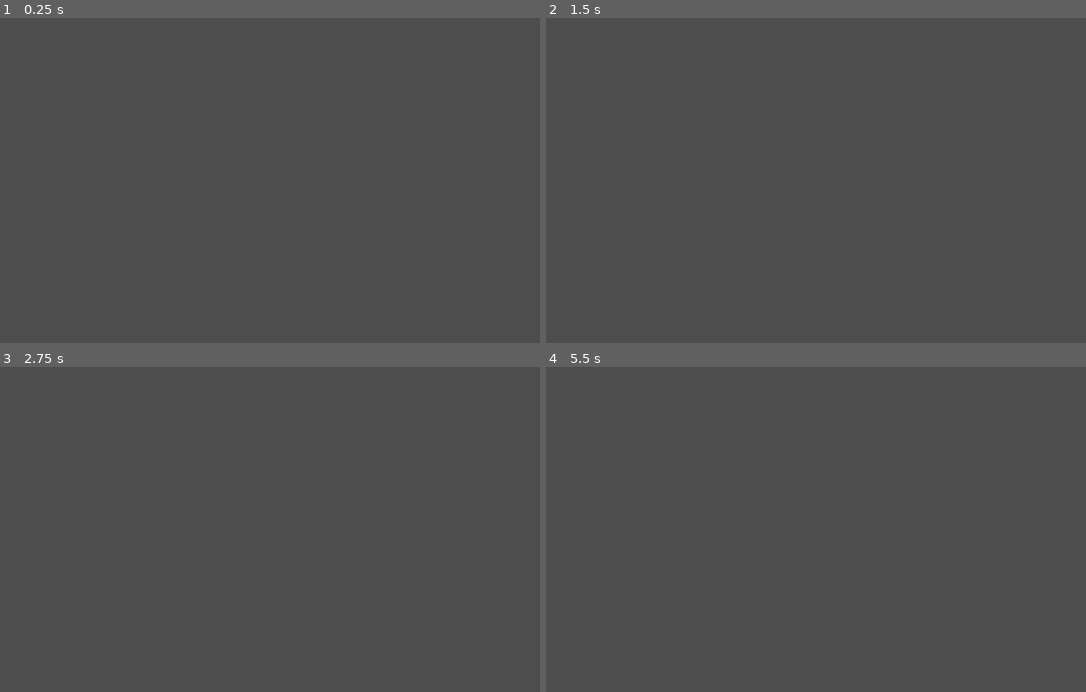
Above: before the commit, frames 1-4 (two rows, left to right).
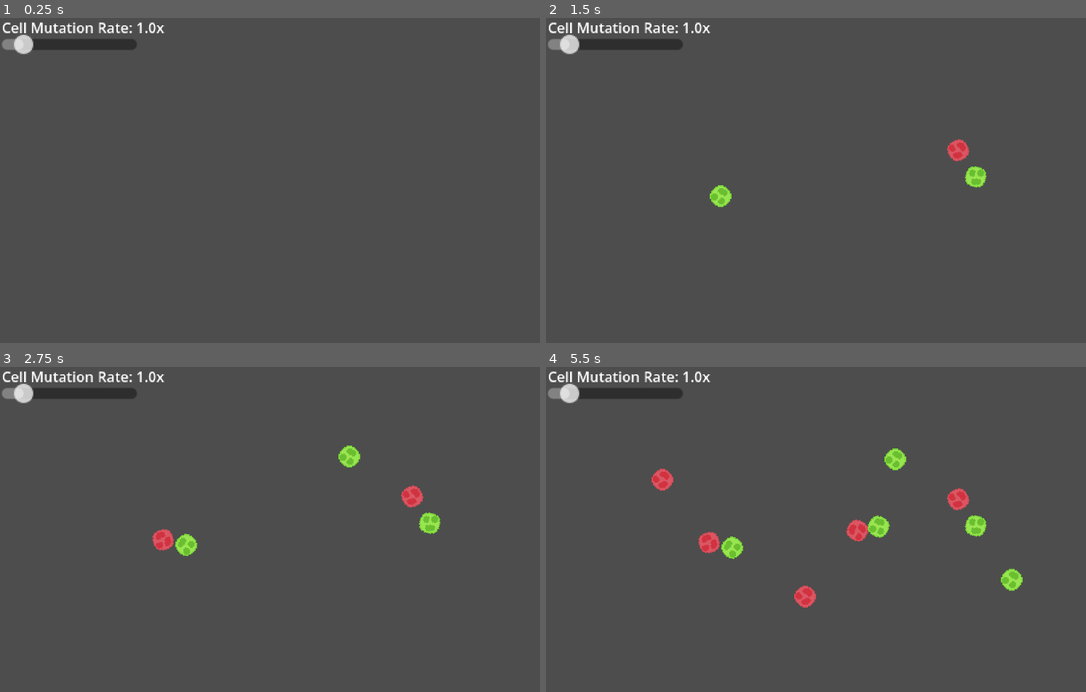
Above: after the commit, the same moments.

Repository: 255-Ping/Cells
Game: Godot game, scene res://Scenes/main.tscn
Two runs of this game, one before a commit and one after it. Both use one fixed random seed, a clock stepped at 60 frames per second and the inputs below.
Inputs (mouse positions are in pixels of both pictures, inside the frame that each line leads up to):
- Up to frame 1 (0.25 s): no input
- Up to frame 2 (1.5 s): tap Enter at 0.5 s; move the mouse to (967, 164) at 0.52 s; tap M (spawn_meat) at 0.6 s; tap P (spawn_plant) at 0.8, 1.35 s; tap Space at 1.25 s; move the mouse to (718, 196) at 1.27 s
- Up to frame 3 (2.75 s): tap M (spawn_meat) at 1.55 s; tap Enter at 2 s; move the mouse to (351, 458) at 2.02 s; tap S (camera_move_down) at 2.1 s; tap P (spawn_plant) at 2.3 s
- Up to frame 4 (5.5 s): tap Space at 2.75, 4.25 s; move the mouse to (810, 594) at 2.77 s; tap A (camera_move_left) at 2.85 s; tap M (spawn_meat) at 3.05, 4.55, 5.1 s; tap Enter at 3.5 s; move the mouse to (1010, 578) at 3.52 s; tap D (camera_move_right) at 3.6 s; tap P (spawn_plant) at 3.8, 5.3 s; move the mouse to (664, 480) at 4.27 s; tap W (camera_move_up) at 4.35 s; move the mouse to (864, 529) at 5.02 s

The runs differ from the first frame. In frame 1, 1.3% of the frame differs, in the area x 0-31%, y 1-12%; in frame 2, 1.9%; in frame 3, 2.3%; in frame 4, 3.4%, in the area x 0-89%, y 1-75%.

Commit message:
Diet types expanded upon and hunger/birthing updates

Diff:
--- a/Scenes/camera_controller.tscn
+++ b/Scenes/camera_controller.tscn
@@ -1,9 +1,27 @@
-[gd_scene load_steps=2 format=3 uid="uid://bfbd6u6hy630j"]
+[gd_scene format=3 uid="uid://bfbd6u6hy630j"]
 
 [ext_resource type="Script" uid="uid://jk4qyfhjhpnr" path="res://Scripts/camera_controller.gd" id="1_wovnw"]
 
-[node name="CameraController" type="Node2D"]
+[node name="CameraController" type="Node2D" unique_id=2023753891]
 script = ExtResource("1_wovnw")
 
-[node name="Camera2D" type="Camera2D" parent="."]
+[node name="Camera2D" type="Camera2D" parent="." unique_id=1790208769]
 zoom = Vector2(3, 3)
+
+[node name="HSlider" type="HSlider" parent="." unique_id=311266660]
+offset_left = -212.0
+offset_top = -107.0
+offset_right = -113.0
+offset_bottom = -91.0
+max_value = 10.0
+step = 0.1
+
+[node name="Label" type="Label" parent="HSlider" unique_id=1946113210]
+layout_mode = 0
+offset_top = -12.0
+offset_right = 40.0
+offset_bottom = 11.0
+scale = Vector2(0.65, 0.65)
+text = "Cell Mutation Rate: 1.0x"
+
+[connection signal="value_changed" from="HSlider" to="." method="_on_h_slider_value_changed"]
--- a/Scenes/cell.tscn
+++ b/Scenes/cell.tscn
@@ -29,6 +29,7 @@
 shape = SubResource("CircleShape2D_gilj4")
 
 [node name="Label" type="Label" parent="." unique_id=546933624]
+visible = false
 offset_left = -33.0
 offset_top = -29.0
 offset_right = 56.0
--- a/Scenes/meat.tscn
+++ b/Scenes/meat.tscn
@@ -7,13 +7,14 @@
 radius = 11.045361
 
 [node name="Meat" type="RigidBody2D" unique_id=730367311 groups=["meat"]]
+gravity_scale = 0.0
 script = ExtResource("1_p2df8")
-
-[node name="Sprite2D" type="Sprite2D" parent="." unique_id=1810670812]
-texture = ExtResource("1_7sx37")
 
 [node name="CollisionPolygon2D" type="CollisionPolygon2D" parent="." unique_id=427793246]
 polygon = PackedVector2Array(5, -6.6, 5, -8, -4.5, -8, -6.5, -5, -8, -5, -8, 4.5, -3.6999998, 8, 3.3999996, 8, 6.3999996, 5, 8, 5, 8, -4.5)
+
+[node name="Sprite2D" type="Sprite2D" parent="CollisionPolygon2D" unique_id=1810670812]
+texture = ExtResource("1_7sx37")
 
 [node name="HitBox" type="Area2D" parent="." unique_id=1369960410 groups=["hitbox"]]
 
--- a/Scenes/plant.tscn
+++ b/Scenes/plant.tscn
@@ -7,6 +7,7 @@
 radius = 11.045361
 
 [node name="Plant" type="RigidBody2D" unique_id=730367311 groups=["plant"]]
+gravity_scale = 0.0
 script = ExtResource("1_6gypx")
 
 [node name="Sprite2D" type="Sprite2D" parent="." unique_id=1810670812]
--- a/Scripts/Cell/cell.gd
+++ b/Scripts/Cell/cell.gd
@@ -32,6 +32,7 @@
 #Growth Stats
 var current_growth: float = 0.0
 var growth_speed: float
+var growth_hunger: float
 
 #Birth Stats (Needed for Growth)
 var birth_scale: float
@@ -39,6 +40,7 @@
 var birth_max_health: float
 var birth_movement_speed: float
 var birth_max_hunger: float
+var birth_hunger: float
 
 #Current Stats (with Growth Calculated)
 var current_scale: float
@@ -47,17 +49,23 @@
 var current_max_health: float
 var current_health: float
 var current_movement_speed: float
+var current_max_hunger: float
+var current_hunger: float
+var hunger_drain: float
 
 #Static Stats
 var color: Color
 var damage_cooldown: float
 
+var main
+
 func _ready() -> void:
+	main = get_parent()
 	cell_uuid = gcs.create_uuid() #Generate new cell uuid
 
 #Cell is CREATED
 	if birth_type == "miracle":
-		var diet_selector = rng.randi_range(2,2)
+		var diet_selector = rng.randi_range(1,3)
 		if diet_selector == 1:
 			diet_type = "carnivore"
 		if diet_selector == 2:
@@ -73,6 +81,10 @@
 		birth_max_health = rng.randf_range(1,4)
 		birth_movement_speed = rng.randf_range(0.5,5)
 		birth_scale = rng.randf_range(0.5,1.25)
+		birth_max_hunger = rng.randf_range(1.5,3.5)
+		hunger_drain = rng.randf_range(0.5,0.05)
+		growth_hunger = rng.randf_range(0.1,1.5)
+		birth_hunger = rng.randf_range(1.5, birth_max_hunger)
 
 #Cell is BORN
 	elif birth_type == "born":
@@ -80,16 +92,20 @@
 			queue_free()
 		diet_type = parent.diet_type
 		species_uuid = parent.species_uuid
-		growth_speed = gcs.create_rand_stat_from_stat(parent.growth_speed, 0.000005)
-		movement_change = gcs.create_rand_stat_from_stat(parent.movement_change, 0.00005)
-		birth_damage = gcs.create_rand_stat_from_stat(parent.birth_damage, 0.05)
-		damage_cooldown = gcs.create_rand_stat_from_stat(parent.damage_cooldown, 0.05)
-		birth_max_health = gcs.create_rand_stat_from_stat(parent.birth_max_health, 0.05)
-		birth_movement_speed = gcs.create_rand_stat_from_stat(parent.birth_movement_speed, 0.05)
-		birth_scale = gcs.create_rand_stat_from_stat(parent.birth_scale, 0.05)
-		color.r = gcs.create_rand_stat_from_stat(parent.color.r, 0.005)
-		color.g = gcs.create_rand_stat_from_stat(parent.color.g, 0.005)
-		color.b = gcs.create_rand_stat_from_stat(parent.color.b, 0.005)
+		growth_speed = gcs.create_rand_stat_from_stat(parent.growth_speed, 0.000005 * main.cell_mutation_rate)
+		movement_change = gcs.create_rand_stat_from_stat(parent.movement_change, 0.00005 * main.cell_mutation_rate)
+		birth_damage = gcs.create_rand_stat_from_stat(parent.birth_damage, 0.05 * main.cell_mutation_rate)
+		damage_cooldown = gcs.create_rand_stat_from_stat(parent.damage_cooldown, 0.05 * main.cell_mutation_rate)
+		birth_max_health = gcs.create_rand_stat_from_stat(parent.birth_max_health, 0.05 * main.cell_mutation_rate)
+		birth_movement_speed = gcs.create_rand_stat_from_stat(parent.birth_movement_speed, 0.05 * main.cell_mutation_rate)
+		birth_scale = gcs.create_rand_stat_from_stat(parent.birth_scale, 0.01 * main.cell_mutation_rate)
+		birth_max_hunger = gcs.create_rand_stat_from_stat(parent.birth_max_hunger, 0.005 * main.cell_mutation_rate)
+		hunger_drain = gcs.create_rand_stat_from_stat(parent.hunger_drain, 0.00005 * main.cell_mutation_rate)
+		growth_hunger = gcs.create_rand_stat_from_stat(parent.growth_hunger, 0.0005 * main.cell_mutation_rate)
+		birth_hunger = gcs.create_rand_stat_from_stat(parent.birth_hunger, 0.0005 * main.cell_mutation_rate)
+		color.r = gcs.create_rand_stat_from_stat(parent.color.r, 0.005 * main.cell_mutation_rate)
+		color.g = gcs.create_rand_stat_from_stat(parent.color.g, 0.005 * main.cell_mutation_rate)
+		color.b = gcs.create_rand_stat_from_stat(parent.color.b, 0.005 * main.cell_mutation_rate)
 
 #Apply stats
 	$CollisionPolygon2D/Sprite2D.modulate = Color(color)
@@ -99,21 +115,52 @@
 	current_health = birth_max_health
 	current_scale = birth_scale
 	current_movement_speed = birth_movement_speed
-	$Label.text = diet_type
+	current_max_hunger = birth_max_hunger
+	current_hunger = birth_hunger * 0.5
 	_update_stats()
 
 func _process(delta: float) -> void:
 	_move(delta)
 	_attack(delta)
 	_grow(delta)
+	_hunger_check(delta)
+	_check_for_birth()
 	_update_stats()
+
+	if current_health <= 0:
+		if current_hunger <= 0:
+			main.summon_meat(global_position, current_scale * 0.3)
+		else:
+			main.summon_meat(global_position, current_scale * 0.6)
+		queue_free()
+
+func _check_for_birth():
+	if current_hunger >= birth_hunger:
+		main.summon_cell(global_position, "born", self)
+		current_hunger -= birth_hunger
+
 
 func _grow(delta: float):
 	if current_growth >= 1:
 		return
-	current_growth += growth_speed * delta
-	current_movement_speed = birth_movement_speed * (current_growth + 1)
-	current_scale = birth_scale * (current_growth + 1)
+	if current_hunger > growth_hunger:
+		current_growth += growth_speed * delta
+		current_movement_speed = birth_movement_speed * (current_growth + 1)
+		current_scale = birth_scale * (current_growth + 1)
+		current_max_hunger = birth_max_hunger * (current_growth + 1)
+		if current_hunger > 0:
+			current_hunger -= hunger_drain * delta
+
+func _hunger_check(delta: float):
+	#print(current_hunger)
+	$Label.text = str(current_hunger)
+	if current_hunger <= 0:
+		current_health -= hunger_drain * delta
+		return
+	var velocity_average = (abs(velocity.x) + abs(velocity.y)) / 2
+	#print(velocity_average)
+	if velocity_average > 0:
+		current_hunger -= (hunger_drain * delta) * (velocity_average * 0.1)
 
 func _update_stats():
 	scale = Vector2(current_scale,current_scale)
@@ -126,17 +173,24 @@
 		current_damage_cooldown = damage_cooldown
 		for target in attackable_targets:
 			target.take_damage(current_damage, self)
+			if target.is_in_group("cell"):
+				current_hunger -= hunger_drain * delta
+			elif current_hunger < current_max_hunger and target.is_in_group("plant"):
+				current_hunger += current_damage * 0.25
+			elif current_hunger < current_max_hunger and target.is_in_group("meat"):
+				current_hunger += current_damage * 0.75
+
 
 func take_damage(amount: float, attacker_node: Node):
 	print("damaged: ", amount)
 	current_health -= amount
 	damaged += amount
 	attacker = attacker_node
-	if current_health <= 0:
-		if attacker_node:
-			get_parent().summon_cell(global_position,"born",attacker_node)
-		#attacker_node.targets.erase
-		queue_free()
+	#if current_health <= 0:
+	#	if attacker_node:
+	#		get_parent().summon_cell(global_position,"born",attacker_node)
+	#	#attacker_node.targets.erase
+	#	queue_free()
 
 func _move(delta: float):
 
--- a/Scripts/camera_controller.gd
+++ b/Scripts/camera_controller.gd
@@ -2,6 +2,11 @@
 class_name CameraController
 
 var camera_speed: float = 0.5
+var main
+
+func _ready() -> void:
+	main = get_parent()
+	$HSlider.value = 1.0
 
 func _process(_delta: float) -> void:
 	_camera_movement()
@@ -9,3 +14,7 @@
 func _camera_movement():
 	var input_dir = Input.get_vector("camera_move_left", "camera_move_right", "camera_move_up", "camera_move_down")
 	global_position += input_dir * camera_speed
+
+func _on_h_slider_value_changed(value: float) -> void:
+	main.cell_mutation_rate = value
+	$HSlider/Label.text = str("Cell Mutation Rate: ", main.cell_mutation_rate, "x")
--- a/Scripts/main.gd
+++ b/Scripts/main.gd
@@ -1,17 +1,37 @@
 extends Node2D
 class_name Main
 
-#Cell node var
+#Node Variables
 @onready var cell_node = preload("res://Scenes/cell.tscn")
+@onready var plant_node = preload("res://Scenes/plant.tscn")
+@onready var meat_node = preload("res://Scenes/meat.tscn")
+
+#Cell Modifying Variables
+var cell_mutation_rate: float = 1.0
+
+func _ready() -> void:
+	Engine.max_fps = 60.0
 
 # Called every frame. 'delta' is the elapsed time since the previous frame.
 func _process(_delta: float) -> void:
 	_check_summon_cell_at_mouse()
+	_check_summon_plant_at_mouse()
+	_check_summon_meat_at_mouse()
 
 func _check_summon_cell_at_mouse():
 	if !Input.is_action_just_pressed("spawn_random_cell"):
 		return
 	summon_cell(get_global_mouse_position(), "miracle")
+
+func _check_summon_plant_at_mouse():
+	if !Input.is_action_just_pressed("spawn_plant"):
+		return
+	summon_plant(get_global_mouse_position(), 1.0)
+
+func _check_summon_meat_at_mouse():
+	if !Input.is_action_just_pressed("spawn_meat"):
+		return
+	summon_meat(get_global_mouse_position(), 1.0)
 
 func summon_cell(pos: Vector2, birth_type: String, parent: Node = null):
 	var instance = cell_node.instantiate()
@@ -20,3 +40,15 @@
 	if parent:
 		instance.parent = parent
 	add_child(instance)
+
+func summon_plant(pos: Vector2, size: float):
+	var instance = plant_node.instantiate()
+	instance.global_position = pos
+	instance.size = size
+	add_child(instance)
+
+func summon_meat(pos: Vector2, size: float):
+	var instance = meat_node.instantiate()
+	instance.global_position = pos
+	instance.size = size
+	add_child(instance)
--- a/Scripts/meat.gd
+++ b/Scripts/meat.gd
@@ -1,7 +1,15 @@
 extends RigidBody2D
 class_name Meat
 
+var size: float
 var health: float
+var species_uuid: String = "meat"
+
+func _ready() -> void:
+	await get_tree().process_frame
+	health = 5 * size
+	$CollisionPolygon2D.scale = Vector2(size,size)
+	$HitBox.scale = Vector2(size,size)
 
 func take_damage(amount: float, _attacker_node: Node):
 	health -= amount
--- a/Scripts/plant.gd
+++ b/Scripts/plant.gd
@@ -1,7 +1,14 @@
 extends RigidBody2D
 class_name Plant
 
+var size: float
 var health: float
+var species_uuid: String = "plant"
+
+func _ready() -> void:
+	await get_tree().process_frame
+	health = 5 * size
+	scale = Vector2(size,size)
 
 func take_damage(amount: float, _attacker_node: Node):
 	health -= amount
